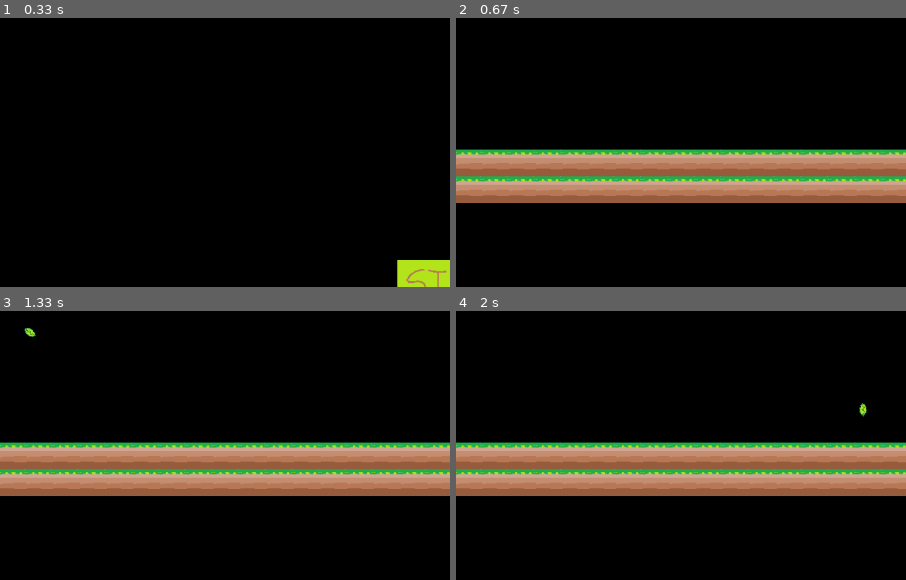
Above: before the commit, frames 1-4 (two rows, left to right).
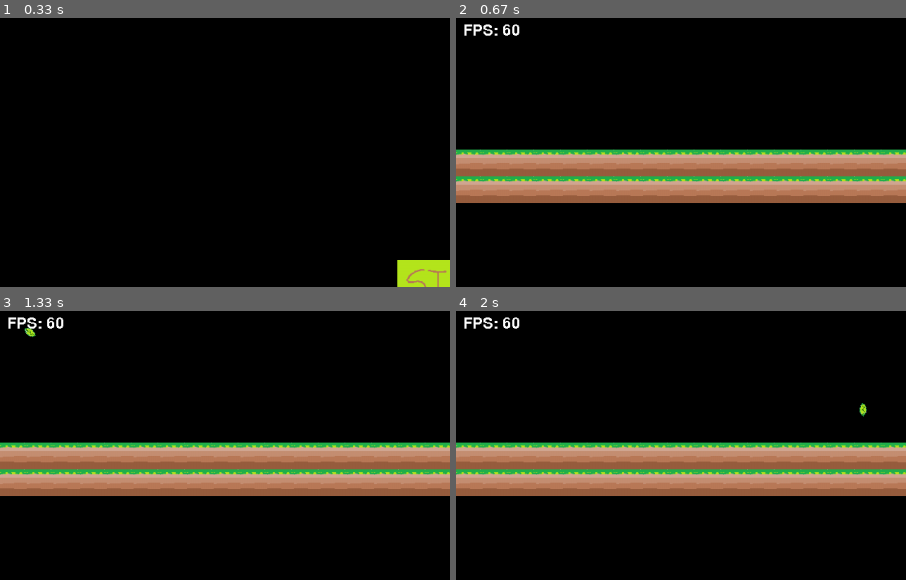
Above: after the commit, the same moments.

Repository: Miyuru-Shalitha/pygame-environment
Game: pygame game, started from main.py
The game is run twice, just before and just after one commit, with the same random seed, the same clock (stepped at 60 frames per second) and the same inputs.
Inputs (mouse positions are % of the whole screen's width and height, from its top left):
- Up to frame 1 (0.33 s): no input
- Up to frame 2 (0.67 s): press the mouse at (50, 50) at 0.37 s; move the mouse to (34, 42) at 0.47 s; release the mouse at (19, 35) at 0.6 s
- Up to frame 3 (1.33 s): no input
- Up to frame 4 (2 s): no input
The pictures show only the part of the screen within x 0-50%, y 0-50%; the shares and areas given below are measured in that part.

Frame 1 is identical in both runs. In frame 2, 0.3% of the frame differs, in the area x 1-15%, y 2-7%; in frame 3, 0.3%; in frame 4, 0.3%.

Commit message:
Add FPS text

Diff:
--- a/game.py
+++ b/game.py
@@ -12,11 +12,11 @@
 class Game:
     def __init__(self):
         pygame.init()
-        # pygame.font.init()
+        pygame.font.init()
         self.clock = pygame.time.Clock()
         self.screen_size = SCREEN_SIZE
         self.screen = pygame.display.set_mode(self.screen_size)
-        # self.font = pygame.font.SysFont("fonts/PermanentMarker-Reguler.ttf", 32)
+        self.font = pygame.font.SysFont("fonts/PermanentMarker-Reguler.ttf", 32)
         self.menu_running = False
         self.game_running = False
 
@@ -113,6 +113,11 @@
 
             self.screen.fill(BLACK)
 
+            # FPS TEXT
+            text_surface = self.font.render(f"FPS: {round(self.clock.get_fps())}", False, WHITE)
+            self.screen.blit(text_surface, (10, 10))
+            ####################################################
+
             for entity in all_sprites:
                 entity.update()
                 self.screen.blit(entity.image, entity.rect)
